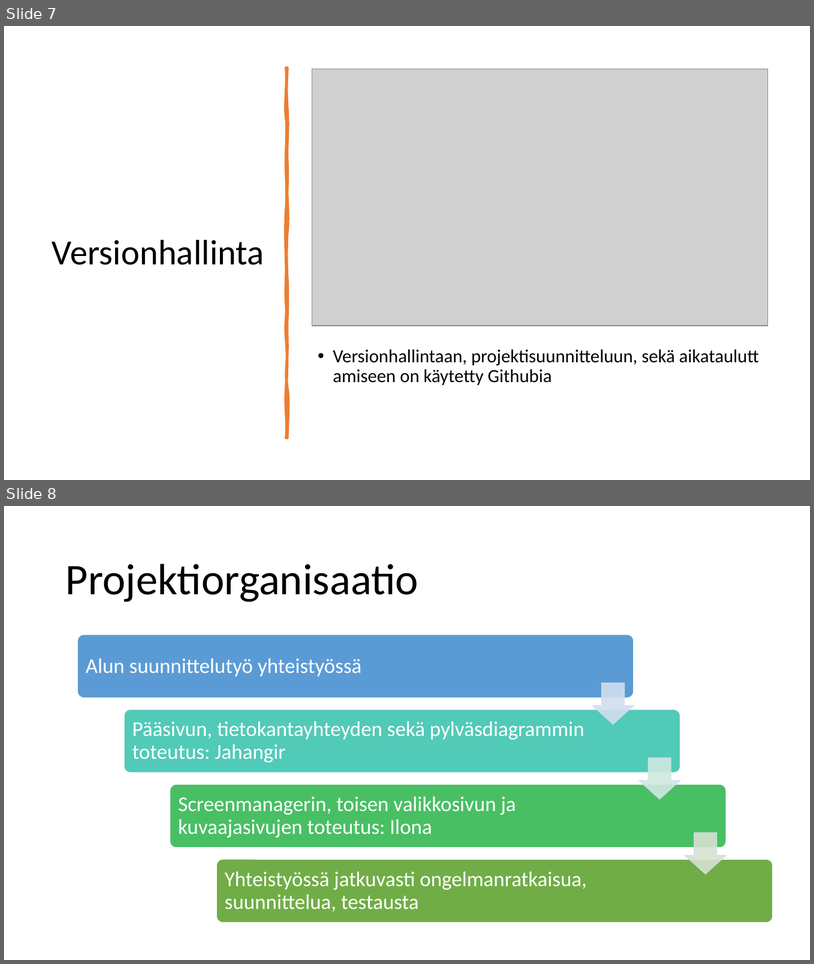
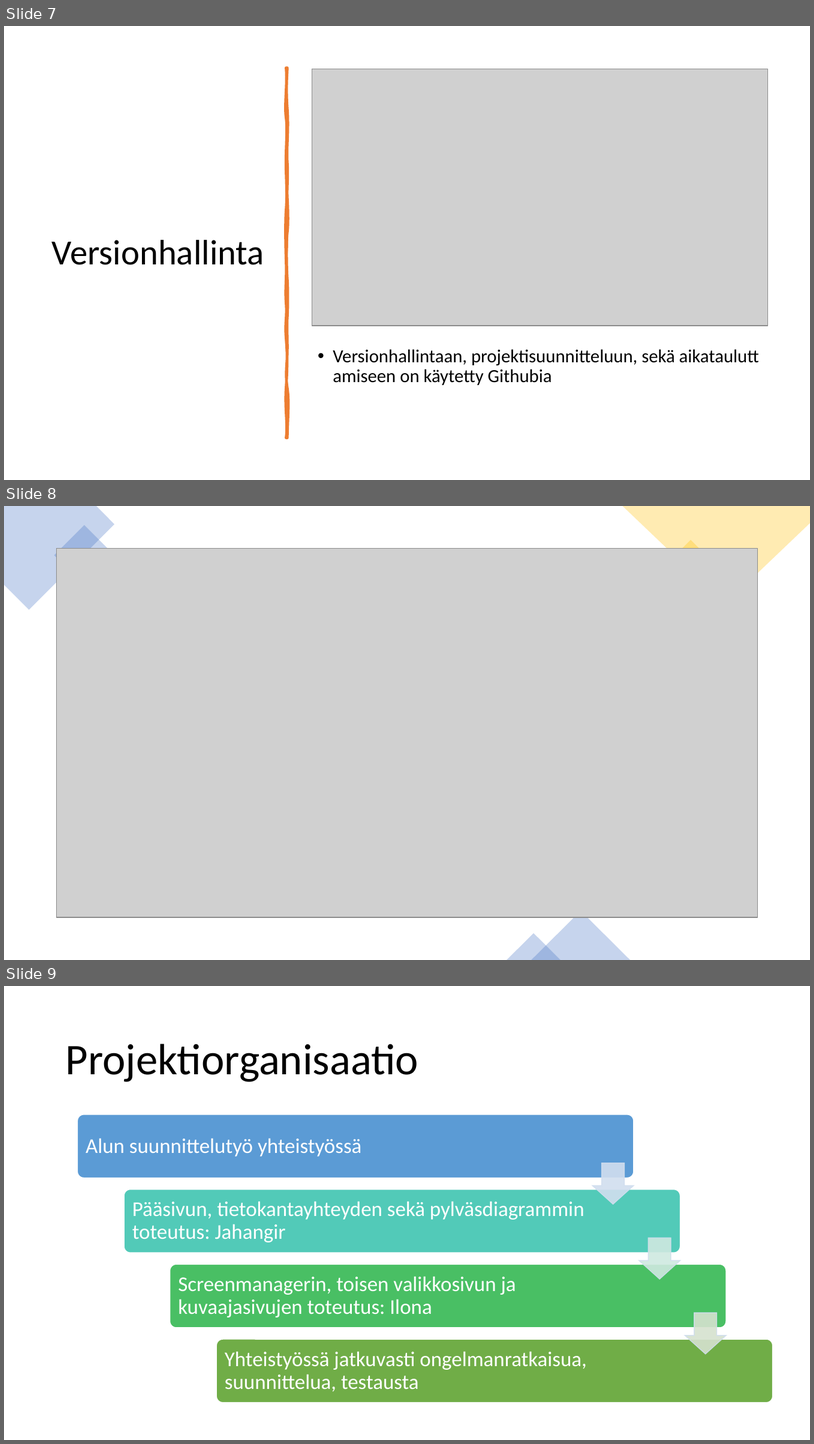
Before and after one commit to silver1ce/massikamu_project, a slide deck: Massikamu.pptx. Shown one above the other, each under a label of ours: slides 7 and 8 before the commit, slides 7, 8 and 9 after it. The pictures are 814x964 and 814x1444 pixels, drawn with LibreOffice and Linux fonts; fonts in the diff are those of the drawing; grey boxes stand for pictures. Boxes give left, top, right and bottom in pixels: in the first picture for what was removed or moved away, otherwise in the second. Text is boxed around its words. In the diff, an @@ line names an element or a change of style, - is before the commit and + after.

```diff
--- a/Massikamu.pptx
+++ b/Massikamu.pptx
@@ slide 8 added at [4, 506, 810, 960], background #FFFFFF @@
@@ freeform shape added at [4, 506, 115, 610], fill #4472C4 at 30% opacity @@
@@ freeform shape added at [623, 506, 810, 604], fill #FFC000 at 30% opacity @@
@@ rectangle added at [54, 525, 115, 586], fill #4472C4 at 30% opacity @@
@@ rectangle added at [659, 540, 723, 604], fill #FFC000 at 30% opacity @@
@@ picture added at [56, 549, 758, 917] @@
@@ triangle added at [531, 911, 630, 960], fill #4472C4 at 30% opacity @@
@@ triangle added at [507, 933, 561, 960], fill #4472C4 at 30% opacity @@
@@ what was slide 8 is now slide 9 @@
```
Also in this commit, not shown: 2 other slides added.
